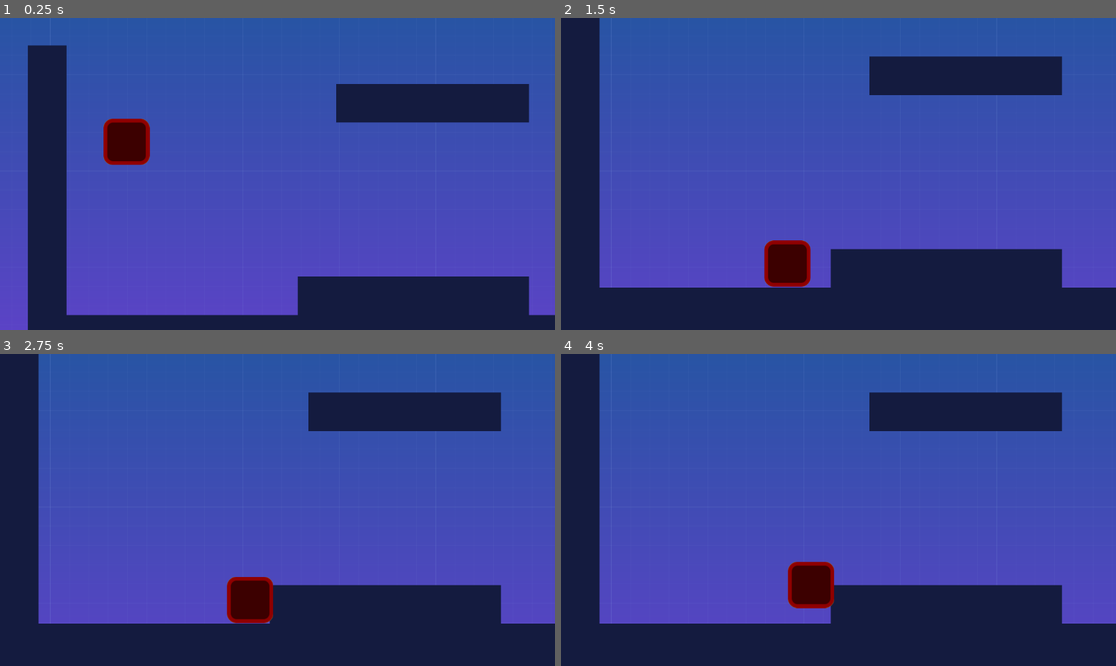
Above: before the commit, frames 1-4 (two rows, left to right).
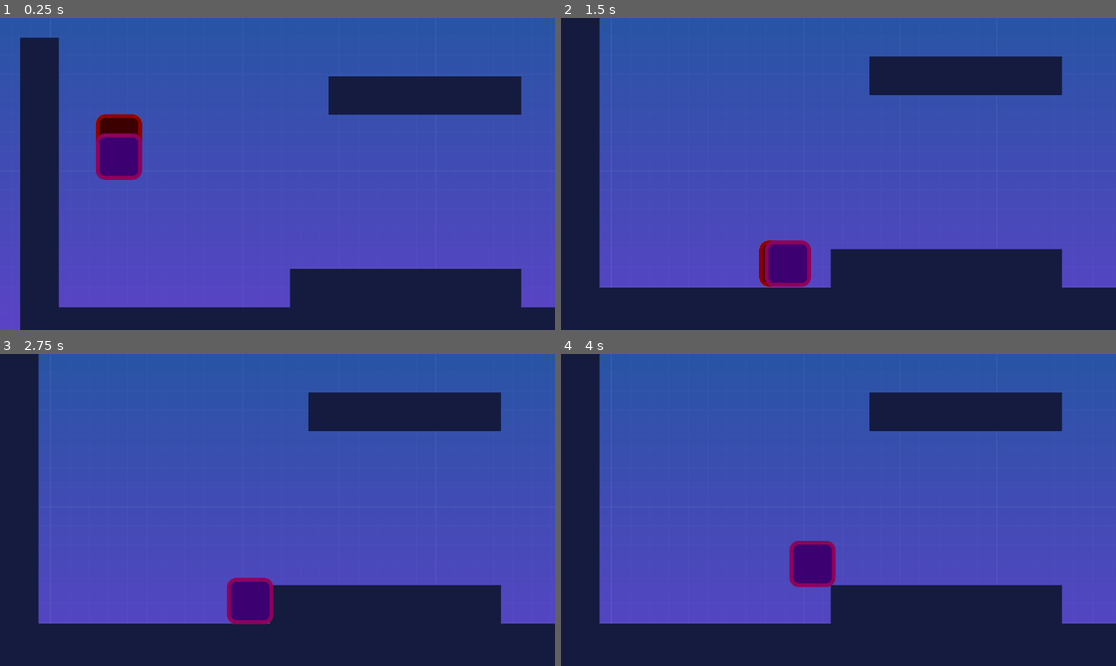
Above: after the commit, the same moments.

Repository: anatolbogun/godot-smoother-node-test-scene
Game: Godot game, scene res://src/Levels/level_template.tscn
The game is run twice, just before and just after one commit, with the same random seed, the same clock (stepped at 60 frames per second) and the same inputs.
Inputs:
- Up to frame 1 (0.25 s): no input
- Up to frame 2 (1.5 s): hold D (move_right) from 0.53 s (still down); tap A (jump) at 0.77 s
- Up to frame 3 (2.75 s): tap A (jump) at 1.52 s; release D (move_right) at 2.03 s
- Up to frame 4 (4 s): tap Enter at 2.75 s; hold D (move_right) from 2.78 s (still down); tap A (jump) at 3.02, 3.77 s

The runs differ from the first frame. In frame 1, 9.1% of the frame differs, in the area x 3-100%, y 6-100%; in frame 2, 1.4%; in frame 3, 1.2%; in frame 4, 1.8%.
Error before the commit: Trying to assign an array of type "Array" to a variable of type "Array[Node]". (res://src/Levels/smoother.gd:69)
Error after the commit: Trying to assign an array of type "Array" to a variable of type "Array[Node]". (res://src/Levels/smoother.gd:88)

Commit message:
smoothing comparisons

Diff:
--- a/project.godot
+++ b/project.godot
@@ -58,3 +58,7 @@
 2d_physics/layer_2="enemies"
 2d_physics/layer_3="coins"
 2d_physics/layer_4="world"
+
+[physics]
+
+common/physics_ticks_per_second=13
--- a/src/Actors/actor.gd
+++ b/src/Actors/actor.gd
@@ -3,6 +3,7 @@
 
 @export var max_velocity: = Vector2(300, 1000)
 @export var gravity: = Vector2(0, 3000)
+@export var local_smoothed: = false # apply local smoothing to compare with smoother node results
 
 var previous_physics_position
 
@@ -11,11 +12,11 @@
 
 func _process(_delta: float) -> void:
 #	if Engine.get_frames_per_second() > Engine.physics_ticks_per_second:
-#	position = previous_physics_position + velocity * get_physics_process_delta_time() * Engine.get_physics_interpolation_fraction() #interpolation test
-	pass
+	if local_smoothed:
+		position = previous_physics_position + velocity * get_physics_process_delta_time() * Engine.get_physics_interpolation_fraction() #interpolation test
 
 func _physics_process(_delta: float) -> void:
-#	position = previous_physics_position # interpolation test
+	if local_smoothed: position = previous_physics_position # interpolation test
 	velocity = velocity.clamp(-max_velocity, max_velocity)
 	move_and_slide()
-#	previous_physics_position = position #interpolation test
+	if local_smoothed: previous_physics_position = position #interpolation test
--- a/src/Levels/level_template.tscn
+++ b/src/Levels/level_template.tscn
@@ -39,8 +39,9 @@
 
 [node name="Smoother" type="Node" parent="."]
 script = ExtResource("2_8i7dr")
+recursive = false
 includes = []
-excludes = [NodePath("../Player2")]
+excludes = [NodePath("../Player2"), NodePath("../Player3")]
 
 [node name="CanvasLayer" type="CanvasLayer" parent="."]
 layer = -1
@@ -67,13 +68,19 @@
 position = Vector2(205, 148)
 safe_margin = 3.0
 
-[node name="Enemy" parent="." instance=ExtResource("3_ehuom")]
-position = Vector2(1344, 556)
-
-[node name="Enemy2" parent="." instance=ExtResource("3_ehuom")]
-position = Vector2(2220, 556)
+[node name="Player3" parent="." instance=ExtResource("2_m8x0h")]
+modulate = Color(1, 0, 1, 1)
+position = Vector2(205, 148)
+safe_margin = 3.0
+local_smoothed = true
 
 [node name="NestedTest" type="Node" parent="."]
 
 [node name="Enemy3" parent="NestedTest" instance=ExtResource("3_ehuom")]
 position = Vector2(3056, 556)
+
+[node name="Enemy" parent="NestedTest" instance=ExtResource("3_ehuom")]
+position = Vector2(1344, 556)
+
+[node name="Enemy2" parent="NestedTest" instance=ExtResource("3_ehuom")]
+position = Vector2(2220, 556)
--- a/src/Levels/smoother.gd
+++ b/src/Levels/smoother.gd
@@ -32,6 +32,7 @@
 
 
 func _process(_delta: float) -> void:
+	# position = previous_physics_position + velocity * get_physics_process_delta_time() * Engine.get_physics_interpolation_fraction() # local smoothing approach
 	var physics_interpolation_fraction: = Engine.get_physics_interpolation_fraction()
 
 	for child in _get_physics_process_nodes(get_parent()):
@@ -40,6 +41,7 @@
 
 
 func _physics_process(_delta: float) -> void:
+	# position = previous_physics_position # local smoothing approach
 	var parent: = get_parent()
 
 	if parent == null: return
@@ -63,6 +65,23 @@
 			_positions[child][1] = child.position
 			child.position = _positions[child][0]
 
+	# previous_physics_position = position # local smoothing approach
+
+#   # the smoothed sprite position seems to be decreasing by about 1 pixel per physics process call if there is a velocity
+#	print("ORIGIN: ", parent.find_child("Player2").position - parent.find_child("Player").position)
+
+# CONTINUE:
+# Assume Player is smoothed and Player2 is exempt from smoothing.
+# I think I need to compare Player and Player2 origin positions and see where the target positions differ
+# or maybe print out the movement between each frame and compare by how much Player and Player2
+# differ. Then figure out what that number means, i.e. is it a single extra physics step that's missing?
+# That's actually possible because I think when the physics process is called there's likely
+# a physics_process between the same two frames, and so maybe it causes an issue if both
+# are applied simultaneously. What's called first, _process or _physics_process?
+# Maybe child.position shouldn't be set? No, when I comment ot the child.position line in
+# _physics_process both players at times move identically, but it's erratic. Still,
+# there may be a one (_process) frame difference between Player and Player2.
+
 
 # get scene children that ignore any nodes that don't have a _physics_process overwrite
 func _get_physics_process_nodes(parent) -> Array[Node]:
